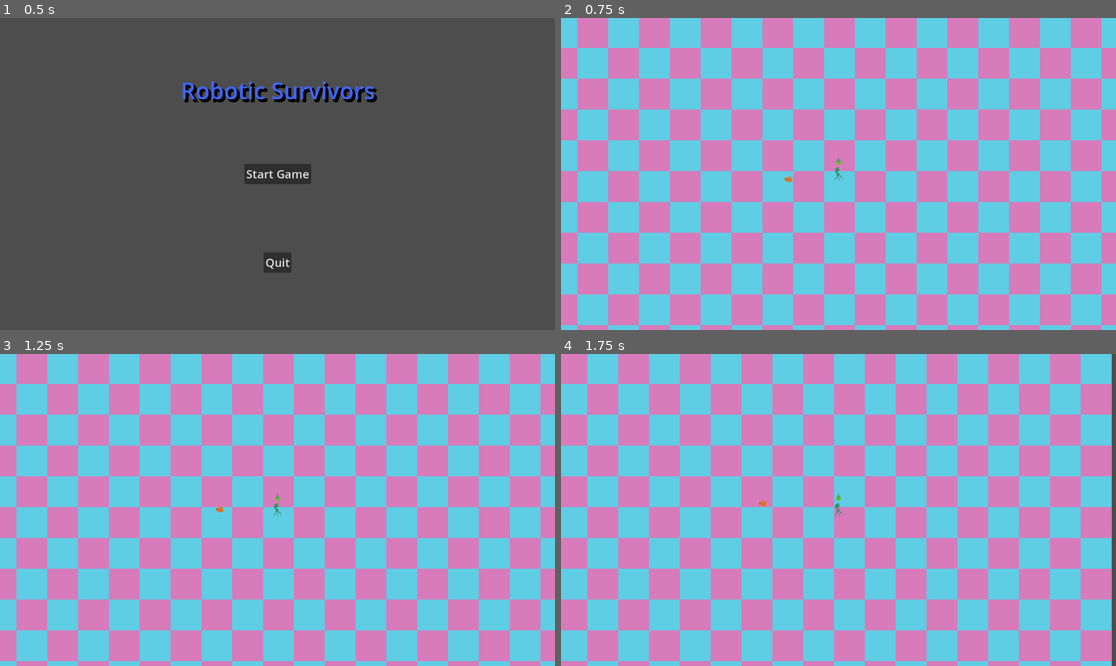
Above: before the commit, frames 1-4 (two rows, left to right).
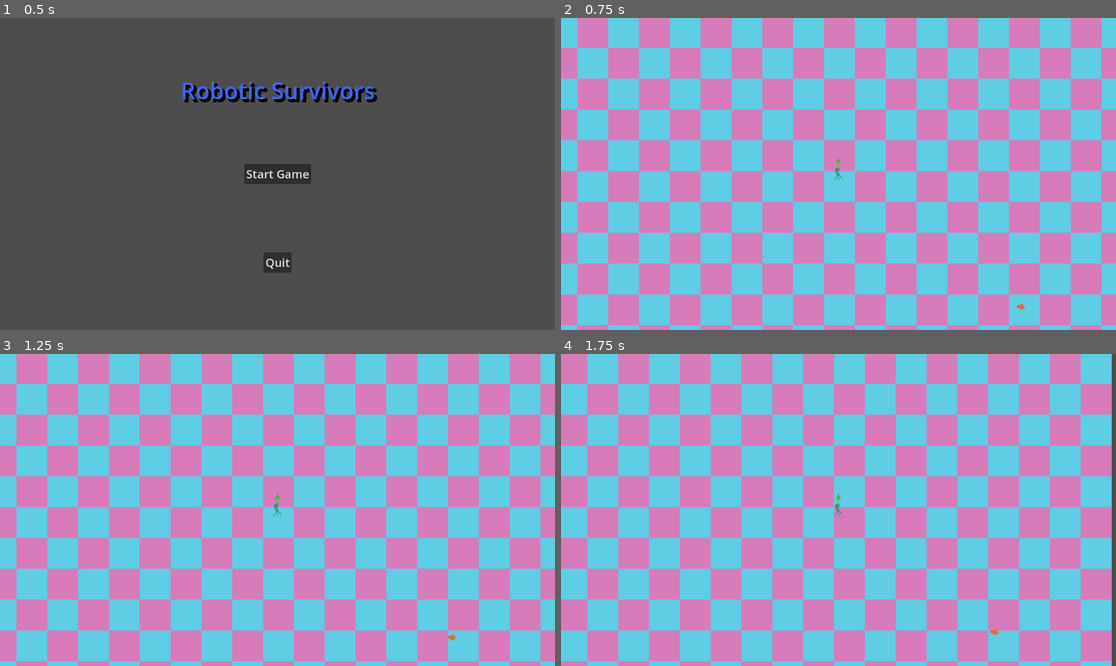
Above: after the commit, the same moments.

Repository: TeroOinonen/Robotic-Survivors
Game: Godot game, scene res://Scenes/UI/main_menu_ui.tscn
The game is run twice, just before and just after one commit, with the same random seed, the same clock (stepped at 60 frames per second) and the same inputs.
Inputs (mouse positions are in pixels of both pictures, inside the frame that each line leads up to):
- Up to frame 1 (0.5 s): no input
- Up to frame 2 (0.75 s): click "Start Game" at 0.5 s
- Up to frame 3 (1.25 s): no input
- Up to frame 4 (1.75 s): move the mouse to (960, 494) at 1.27 s; press the mouse at (960, 494) at 1.28 s; hold D (right) from 1.28 s (still down)

Frame 1 is identical in both runs. In frame 2, less than 0.1% of the frame differs, in the area x 40-84%, y 50-94%; in frame 3, less than 0.1%; in frame 4, less than 0.1%.

Commit message:
Player and structures get damage from enemy, bullets deal damage

Diff:
--- a/Scenes/Entities/control_tower.tscn
+++ b/Scenes/Entities/control_tower.tscn
@@ -1,5 +1,6 @@
-[gd_scene load_steps=4 format=3 uid="uid://ha4o7sbko1bc"]
+[gd_scene load_steps=5 format=3 uid="uid://ha4o7sbko1bc"]
 
+[ext_resource type="Script" path="res://Scripts/control_tower.gd" id="1_8jg2l"]
 [ext_resource type="Texture2D" uid="uid://k30ogsvygyqn" path="res://Assets/Textures/Entities/Control Tower.png" id="1_gdm0a"]
 
 [sub_resource type="SpriteFrames" id="SpriteFrames_b2tov"]
@@ -23,6 +24,7 @@
 y_sort_enabled = true
 collision_layer = 4
 collision_mask = 3
+script = ExtResource("1_8jg2l")
 
 [node name="AnimatedSprite2D" type="AnimatedSprite2D" parent="."]
 sprite_frames = SubResource("SpriteFrames_b2tov")
--- a/Scenes/Entities/enemy.tscn
+++ b/Scenes/Entities/enemy.tscn
@@ -22,6 +22,8 @@
 light_mask = 2
 visibility_layer = 2
 y_sort_enabled = true
+collision_layer = 2
+collision_mask = 13
 script = ExtResource("1_hppde")
 
 [node name="AnimatedSprite2D" type="AnimatedSprite2D" parent="."]
@@ -32,3 +34,5 @@
 [node name="CollisionShape2D" type="CollisionShape2D" parent="."]
 position = Vector2(2, -1)
 shape = SubResource("CapsuleShape2D_r8f8c")
+
+[connection signal="body_entered" from="." to="." method="_on_body_entered"]
--- a/Scenes/bullet.tscn
+++ b/Scenes/bullet.tscn
@@ -1,6 +1,7 @@
-[gd_scene load_steps=4 format=3 uid="uid://b58fa2eqjpctg"]
+[gd_scene load_steps=5 format=3 uid="uid://b58fa2eqjpctg"]
 
 [ext_resource type="Texture2D" uid="uid://y0sf7t6c3x5t" path="res://Assets/Textures/Items/Bullet.png" id="1_5wh4g"]
+[ext_resource type="Script" path="res://Scripts/bullet.gd" id="1_j5y67"]
 
 [sub_resource type="SpriteFrames" id="SpriteFrames_gcqrf"]
 animations = [{
@@ -18,11 +19,16 @@
 height = 14.0
 
 [node name="Bullet" type="Node2D"]
+script = ExtResource("1_j5y67")
 
 [node name="AnimatedSprite2D" type="AnimatedSprite2D" parent="."]
 sprite_frames = SubResource("SpriteFrames_gcqrf")
 
 [node name="Area2D" type="Area2D" parent="."]
+collision_layer = 8
+collision_mask = 6
 
 [node name="CollisionShape2D" type="CollisionShape2D" parent="Area2D"]
 shape = SubResource("CapsuleShape2D_qgouq")
+
+[connection signal="body_entered" from="Area2D" to="." method="_on_area_2d_body_entered"]
--- a/Scenes/game_view.tscn
+++ b/Scenes/game_view.tscn
@@ -18,4 +18,4 @@
 position = Vector2(772, 898)
 
 [node name="Enemy" parent="." instance=ExtResource("5_oxcua")]
-position = Vector2(523, 406)
+position = Vector2(1006, 670)
--- /dev/null
+++ b/Scripts/bullet.gd
@@ -0,0 +1,30 @@
+extends Node2D
+
+# Amount of damage the bullet deals to hit targets
+var damage: int = 1
+# How many enemies the bullet damage before getting destroyed
+var pass_through: int = 0
+
+# How many seconds the bullet will live if it does not hit anything
+var bullet_age: float = 5
+
+# Bullet travel speed
+var bullet_speed: float = 50
+
+# Called when the node enters the scene tree for the first time.
+func _ready() -> void:
+	pass # Replace with function body.
+
+
+# Called every frame. 'delta' is the elapsed time since the previous frame.
+func _process(delta: float) -> void:
+
+	# Reduce bullet age and check if it needs to be destroyed
+	bullet_age -= delta
+
+	if bullet_age < 0 || pass_through < 0:
+		queue_free()
+
+func _on_area_2d_body_entered(body: Node2D) -> void:
+	body.TakeDamage(damage)
+	pass_through -= 1
--- /dev/null
+++ b/Scripts/control_tower.gd
@@ -0,0 +1,22 @@
+extends Area2D
+
+var hit_points: int = 5
+
+# Called when the node enters the scene tree for the first time.
+func _ready() -> void:
+	pass # Replace with function body.
+
+
+# Called every frame. 'delta' is the elapsed time since the previous frame.
+func _process(delta: float) -> void:
+	pass
+
+func take_damage(amount: int):
+	hit_points -= amount
+
+	if hit_points < 1:
+		get_destroyed()
+
+func get_destroyed():
+	# Game over
+	print("Game Over!")
--- a/Scripts/enemy.gd
+++ b/Scripts/enemy.gd
@@ -1,4 +1,7 @@
 extends Area2D
+
+# Number of hits it takes for the enemy to die
+@export var hit_points: int = 1
 
 const move_speed: float = 40
 
@@ -16,3 +19,19 @@
 	direction = direction.normalized()
 
 	global_position += direction * move_speed * delta
+
+func take_damage(amount: int):
+	hit_points -= amount
+	print("Ouch!")
+
+	if hit_points < 1:
+		get_destroyed()
+
+func get_destroyed():
+	print("Enemy died")
+	queue_free()
+
+
+func _on_body_entered(body: Node2D) -> void:
+	body.take_damage(1)
+	print("Enemy dealt damage")
--- a/Scripts/player.gd
+++ b/Scripts/player.gd
@@ -2,6 +2,8 @@
 
 const move_speed: float = 50
 var move_input: Vector2
+
+@export var hit_points: int = 5
 
 @onready var gun = $Gun
 
@@ -27,3 +29,13 @@
 	velocity = move_input * move_speed
 
 	move_and_slide() # Uses delta automatically with the set velocity
+
+func take_damage(amount: int):
+	hit_points -= amount
+
+	if hit_points < 1:
+		get_destroyed()
+
+func get_destroyed():
+	print("Player died, game over")
+	get_tree().reload_current_scene()
--- a/project.godot
+++ b/project.godot
@@ -56,3 +56,5 @@
 2d_physics/layer_1="player"
 2d_physics/layer_2="enemy"
 2d_physics/layer_3="structure"
+2d_physics/layer_4="bullet"
+2d_physics/layer_5="Layer 5"
